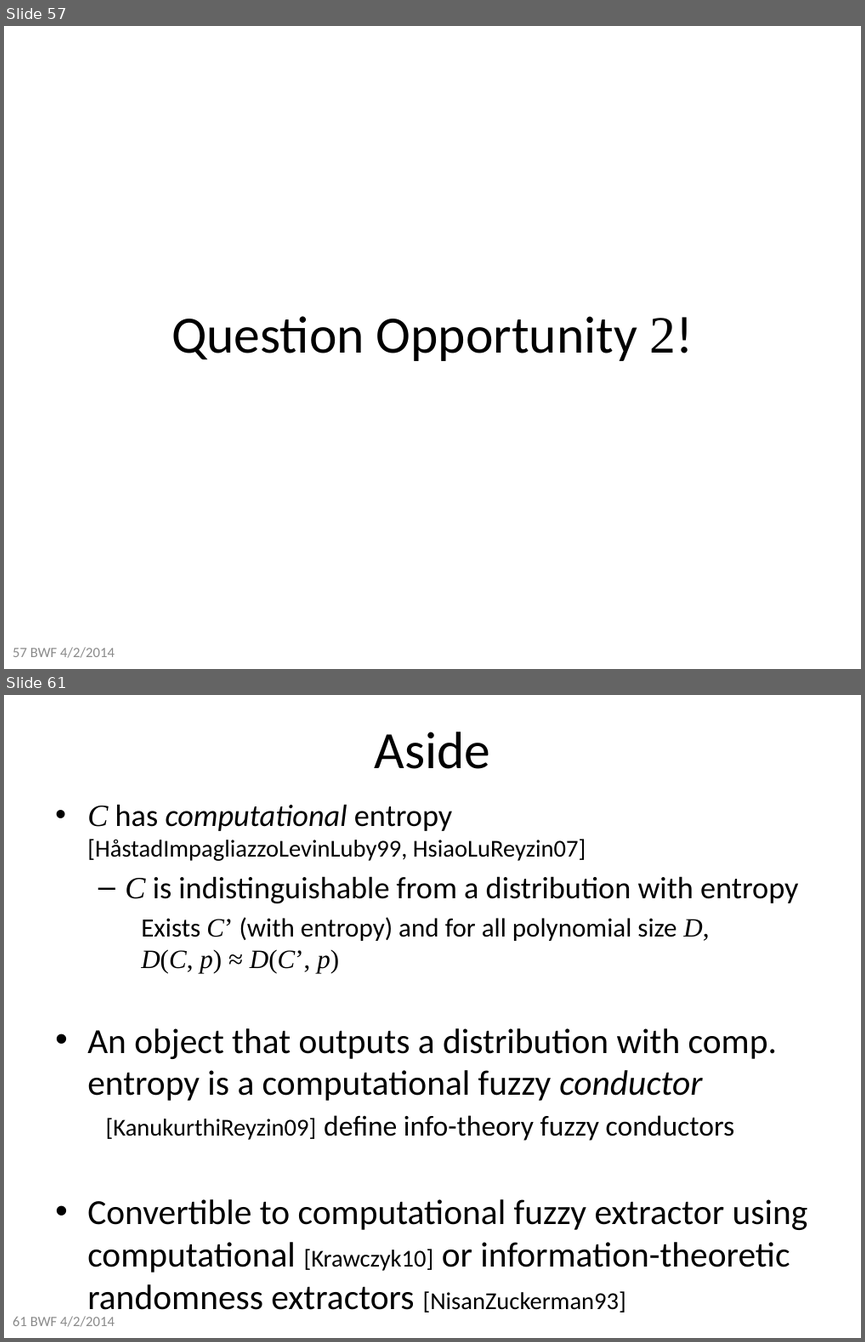
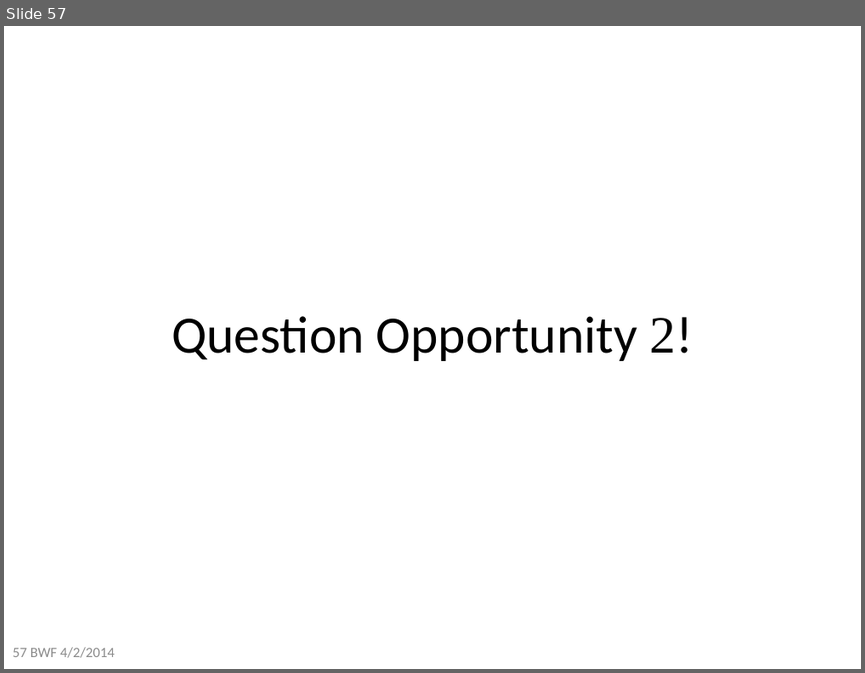
Before and after one commit to xianruimeng/comp-fuzzy-ext, a slide deck: constantRate/KeyDerivationWithNegativeUsable.pptx. Shown one above the other, each under a label of ours: slides 57 and 61 before the commit, slide 57 after it; the slides between them are not shown. The pictures are 865x1342 and 865x673 pixels, drawn with LibreOffice and Linux fonts; fonts in the diff are those of the drawing. Boxes give left, top, right and bottom in pixels: in the first picture for what was removed or moved away, otherwise in the second. Text is boxed around its words. In the diff, an @@ line names an element or a change of style, - is before the commit and + after.

```diff
--- a/constantRate/KeyDerivationWithNegativeUsable.pptx
+++ b/constantRate/KeyDerivationWithNegativeUsable.pptx
@@ slide 61 removed at (x1=4, y1=695, x2=861, y2=1338), background #FFFFFF @@
@@ title removed at (x1=375, y1=732, x2=491, y2=769) @@
-Aside
@@ text removed at (x1=87, y1=804, x2=808, y2=1272) @@
-  • C has computational entropy
-    [HåstadImpagliazzoLevinLuby99, HsiaoLuReyzin07]
-  – C is indistinguishable from a distribution with entropy
-    Exists C’ (with entropy) and for all polynomial size D,
-    D(C, p) ≈ D(C’, p)
-• An object that outputs a distribution with comp. entropy is a computational fuzzy conductor
-  [KanukurthiReyzin09] define info-theory fuzzy conductors
-• Convertible to computational fuzzy extractor using computational [Krawczyk10] or information-theoretic randomness extractors [NisanZuckerman93]
@@ text removed at (x1=12, y1=1315, x2=114, y2=1327) @@
-61 BWF 4/2/2014
```
Also in this commit, not shown: 1 slide changed, 12 other slides removed, 1 other file.
